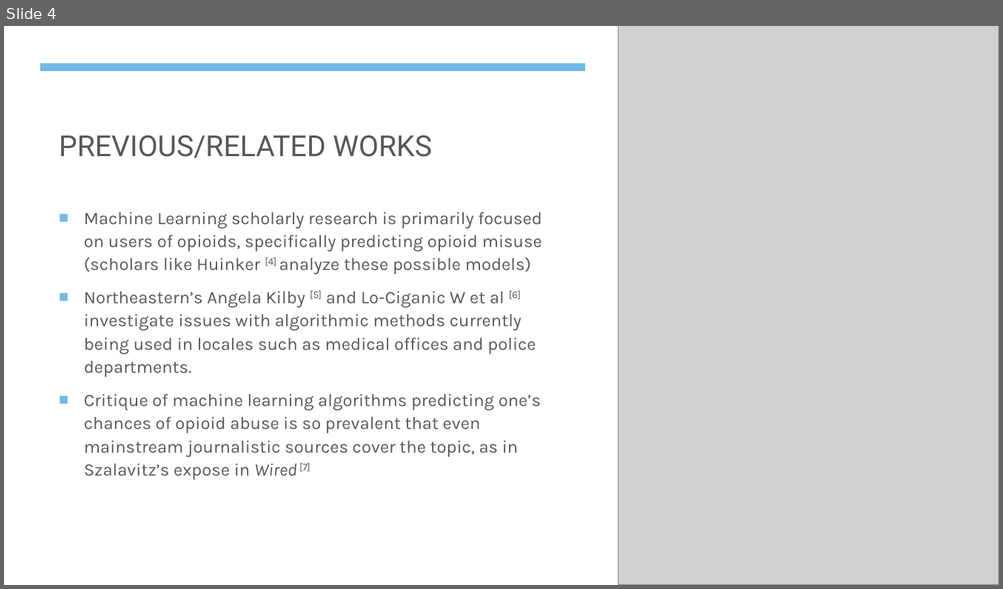
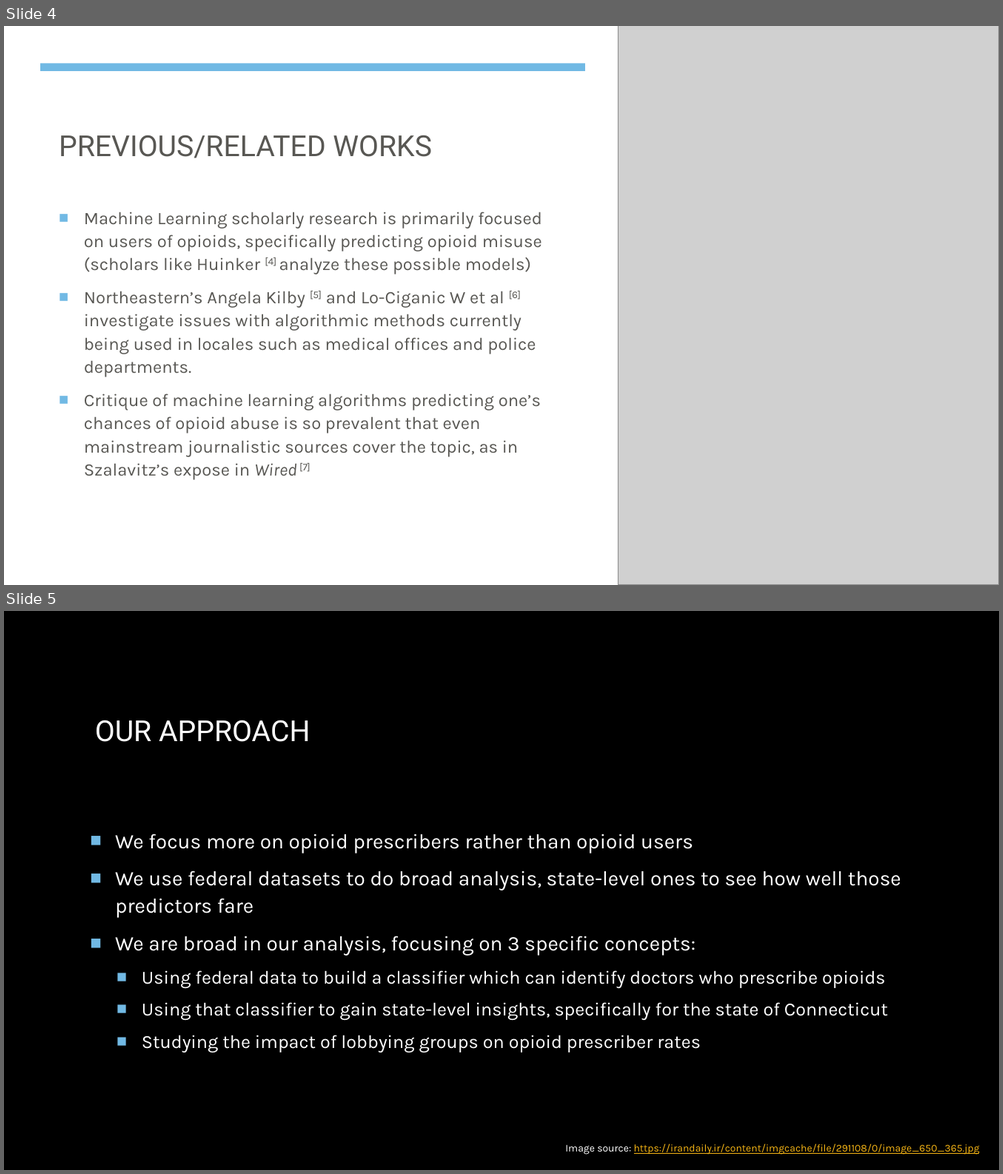
Before and after one commit to MLOpioidProjectCode/project_code, a slide deck: presentation/opioid_powerpoint.pptx. Shown one above the other, each under a label of ours: slide 4 before the commit, slides 4 and 5 after it. The pictures are 1003x589 and 1003x1174 pixels, drawn with LibreOffice and Linux fonts; fonts in the diff are those of the drawing; grey boxes stand for pictures; background and template pictures are left out. Boxes give left, top, right and bottom in pixels: in the first picture for what was removed or moved away, otherwise in the second. Text is boxed around its words. In the diff, an @@ line names an element or a change of style, - is before the commit and + after.

```diff
--- a/presentation/opioid_powerpoint.pptx
+++ b/presentation/opioid_powerpoint.pptx
@@ slide 5 added at (x1=4, y1=611, x2=999, y2=1170), background picture (left out) @@
@@ rectangle added at (x1=4, y1=611, x2=999, y2=1170), fill #000000 @@
@@ title added at (x1=95, y1=720, x2=310, y2=742), 28 pt, text #FFFFFF @@
+OUR APPROACH
@@ text added at (x1=115, y1=834, x2=901, y2=1054), 18 pt, text #FFFFFF @@
+■ We focus more on opioid prescribers rather than opioid users
+■ We use federal datasets to do broad analysis, state-level ones to see how well those predictors fare
+■ We are broad in our analysis, focusing on 3 specific concepts:
+  ■ Using federal data to build a classifier which can identify doctors who prescribe opioids
+  ■ Using that classifier to gain state-level insights, specifically for the state of Connecticut
+  ■ Studying the impact of lobbying groups on opioid prescriber rates
@@ text added at (x1=565, y1=1144, x2=979, y2=1155), 10 pt, text #F7B615, underline @@
+Image source: https://irandaily.ir/content/imgcache/file/291108/0/image_650_365.jpg
```
Also in this commit, not shown: 4 slides changed, 2 slides removed.
